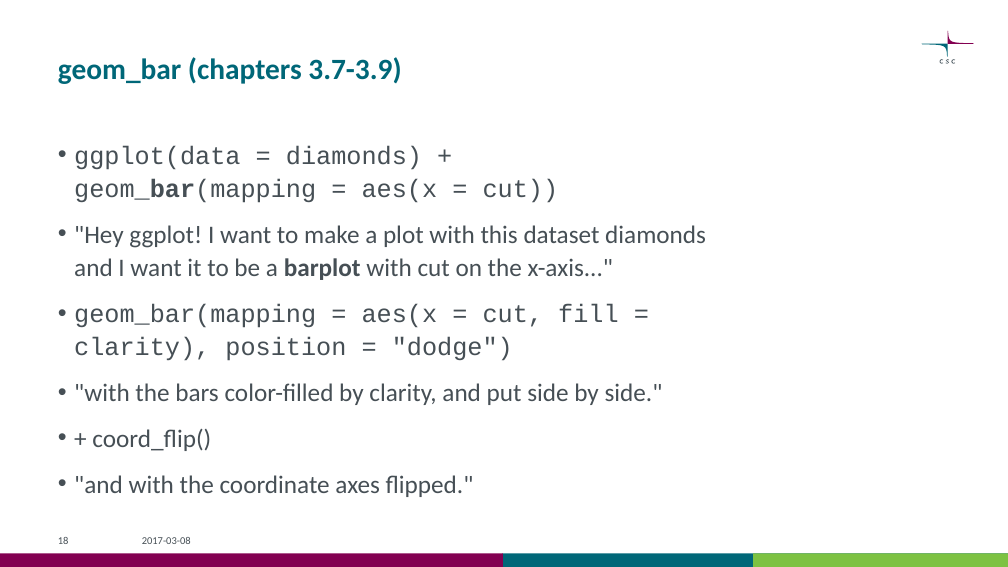
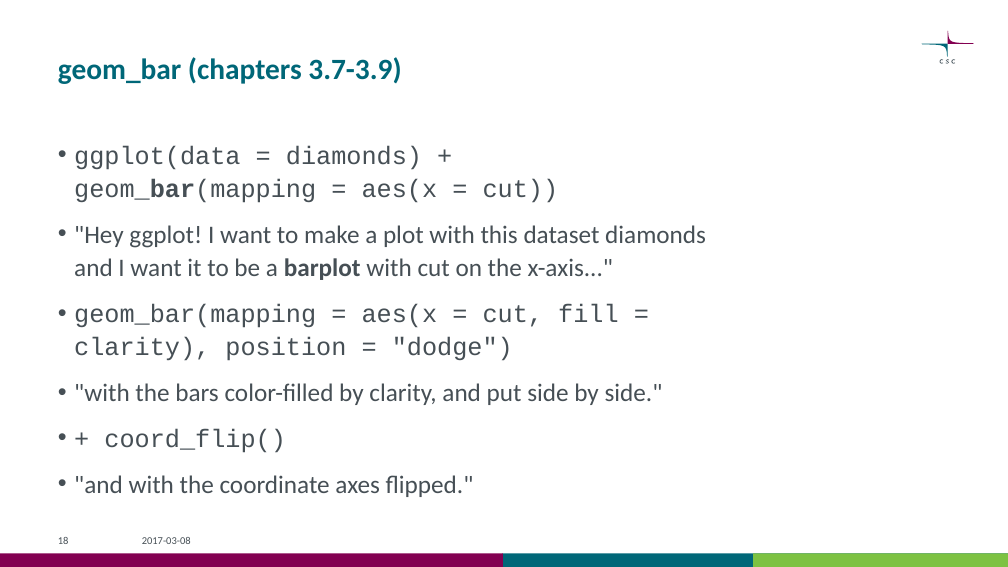
Before and after one commit to csc-training/wrangling-with-R, a slide deck: slide 18 of wrangling_with_r_bio18.pptx. Drawn at 1008x567 pixels with LibreOffice and Linux fonts; fonts in the diff are those of the drawing. Boxes give left, top, right and bottom in pixels: in the first picture for what was removed or moved away, otherwise in the second. Text is boxed around its words. In the diff, an @@ line names an element or a change of style, - is before the commit and + after.

Commit message:
codes and slides for chapter 5

```diff
--- a/wrangling_with_r_bio18.pptx
+++ b/wrangling_with_r_bio18.pptx
@@ text at box(104, 428, 286, 453): font Calibri to Courier New in "+ coord_flip()" @@
```
Also in this commit, not shown: 10 slides added, 1 other file.
